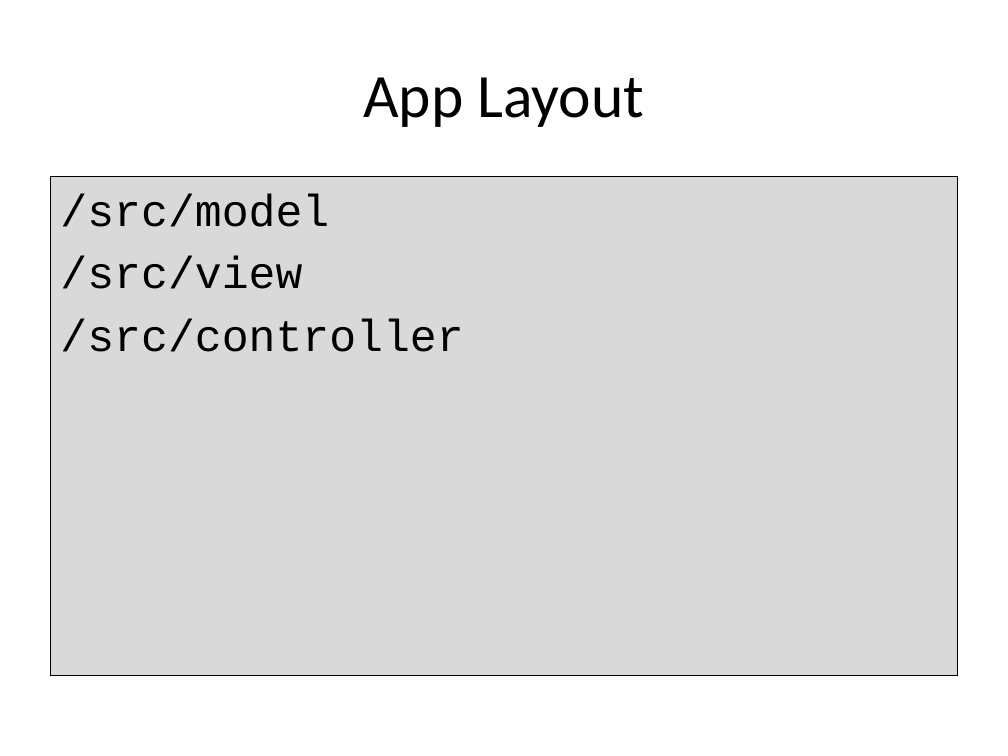
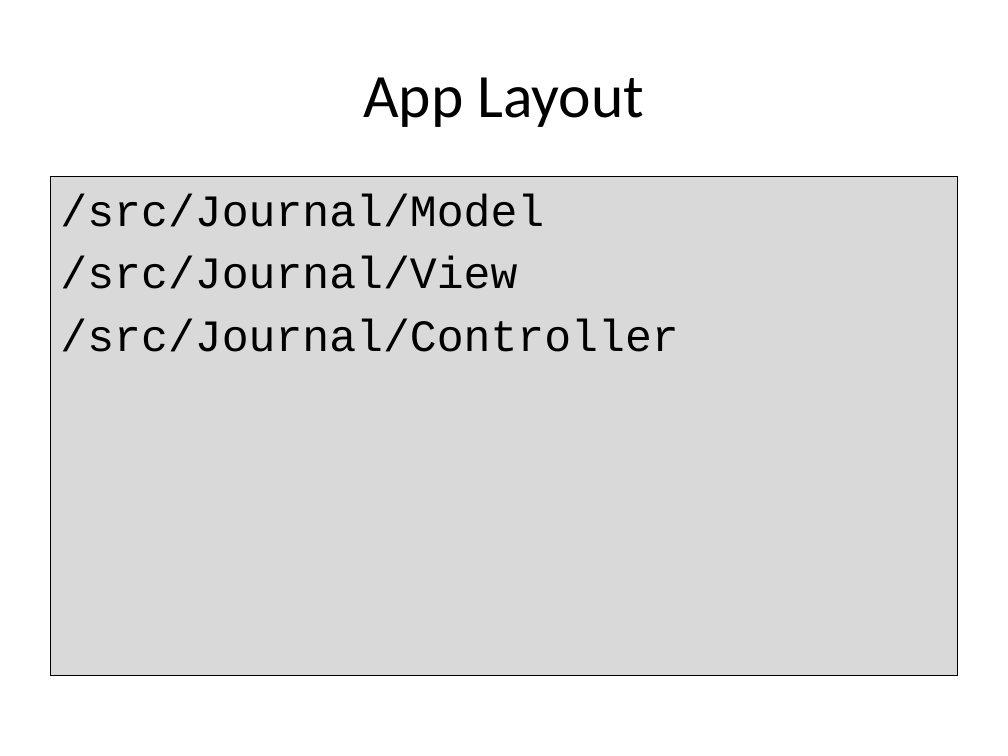
Before and after one commit to PHPEmbark/curriculum, a slide deck: slide 10 of course/4 - Organization and Projects/Organization and Projects.pptx. Drawn at 1008x756 pixels with LibreOffice and Linux fonts; fonts in the diff are those of the drawing. Boxes give left, top, right and bottom in pixels: in the first picture for what was removed or moved away, otherwise in the second. Text is boxed around its words. In the diff, an @@ line names an element or a change of style, - is before the commit and + after.

```diff
--- a/course/4 - Organization and Projects/Organization and Projects.pptx
+++ b/course/4 - Organization and Projects/Organization and Projects.pptx
@@ text at [60,194,678,352]: text changed @@
-/src/model
-/src/view
-/src/controller
+/src/Journal/Model
+/src/Journal/View
+/src/Journal/Controller
```
Also in this commit, not shown: 6 other slides changed, 10 slides added, 11 other files.
